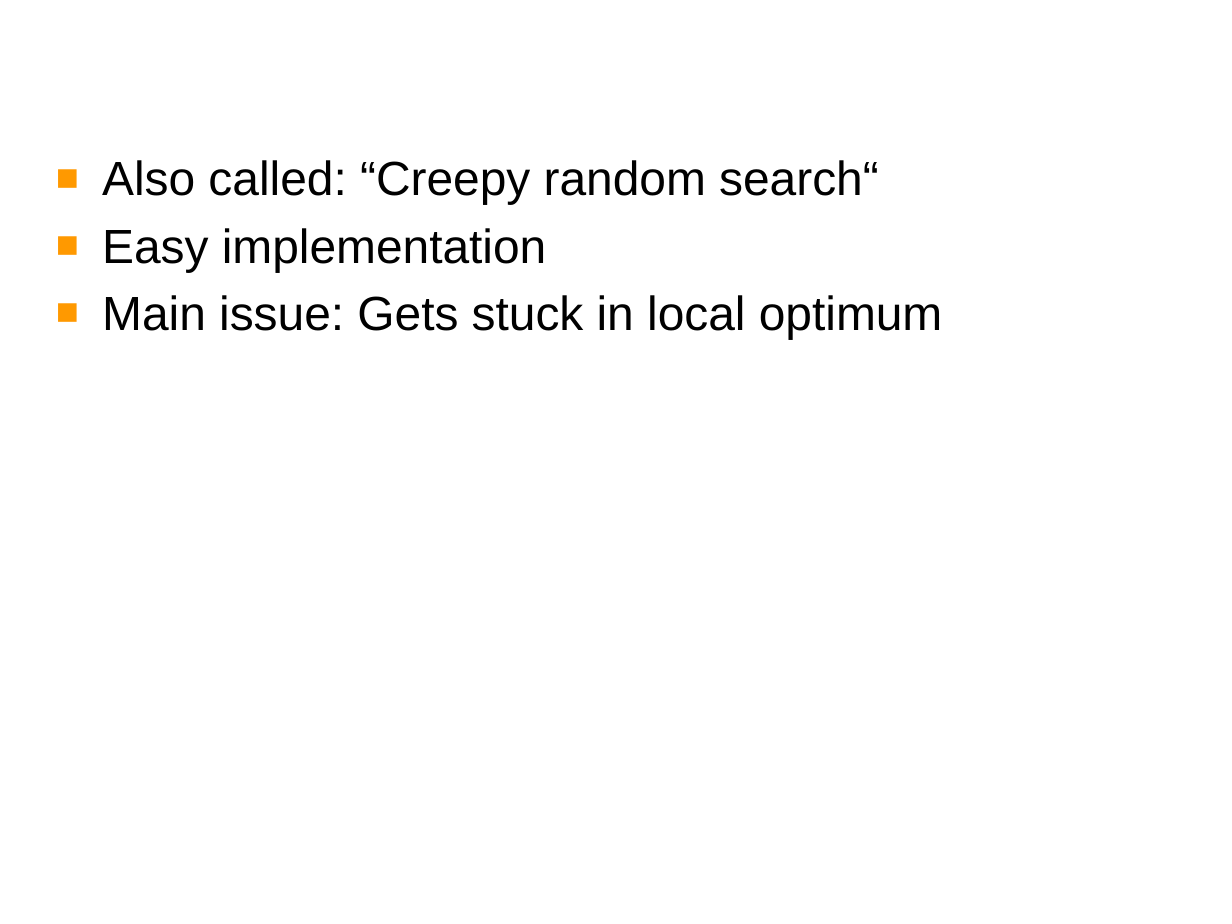
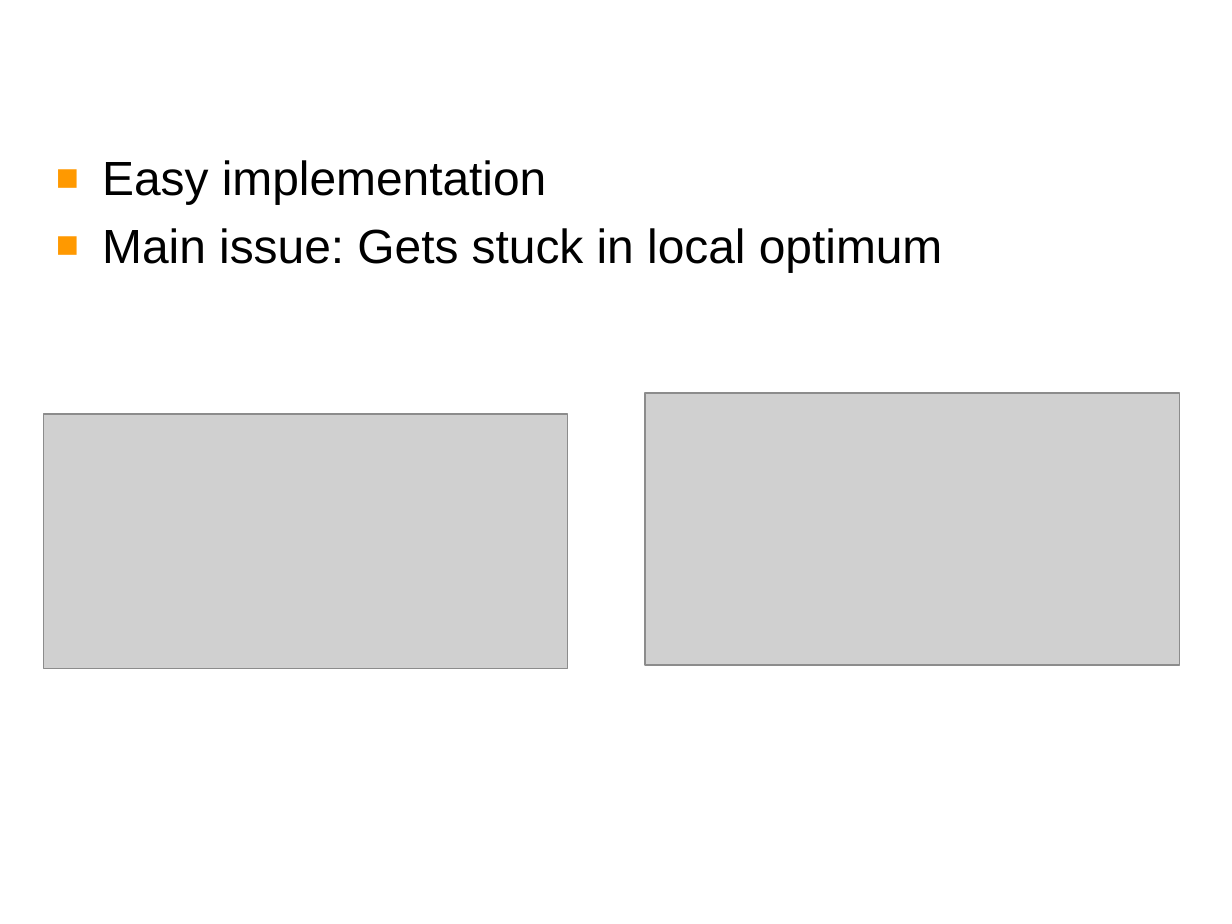
Before and after one commit to Daniel-Schembri/neural_networks, a slide deck: slide 13 of doc/documentation_graphic/files/presentation/presentation.pptx (slide 11 before the commit). Drawn at 1232x924 pixels with LibreOffice and Linux fonts; fonts in the diff are those of the drawing; grey boxes stand for pictures; background and template pictures are left out. Boxes give left, top, right and bottom in pixels: in the first picture for what was removed or moved away, otherwise in the second. Text is boxed around its words. In the diff, an @@ line names an element or a change of style, - is before the commit and + after.

```diff
--- a/doc/documentation_graphic/files/presentation/presentation.pptx
+++ b/doc/documentation_graphic/files/presentation/presentation.pptx
@@ text at <box>102,160,879,205</box>: paragraph removed @@
-■ Also called: “Creepy random search“
@@ picture added at <box>43,414,567,668</box> @@
@@ picture added at <box>646,393,1180,665</box> @@
```
Also in this commit, not shown: 7 other slides changed, 5 slides added, 2 other files.
